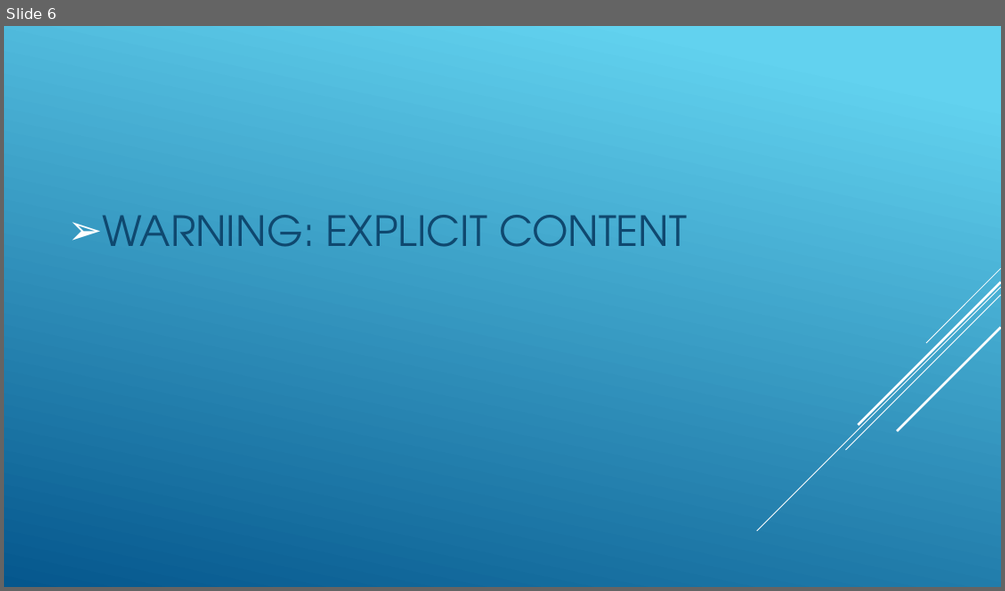
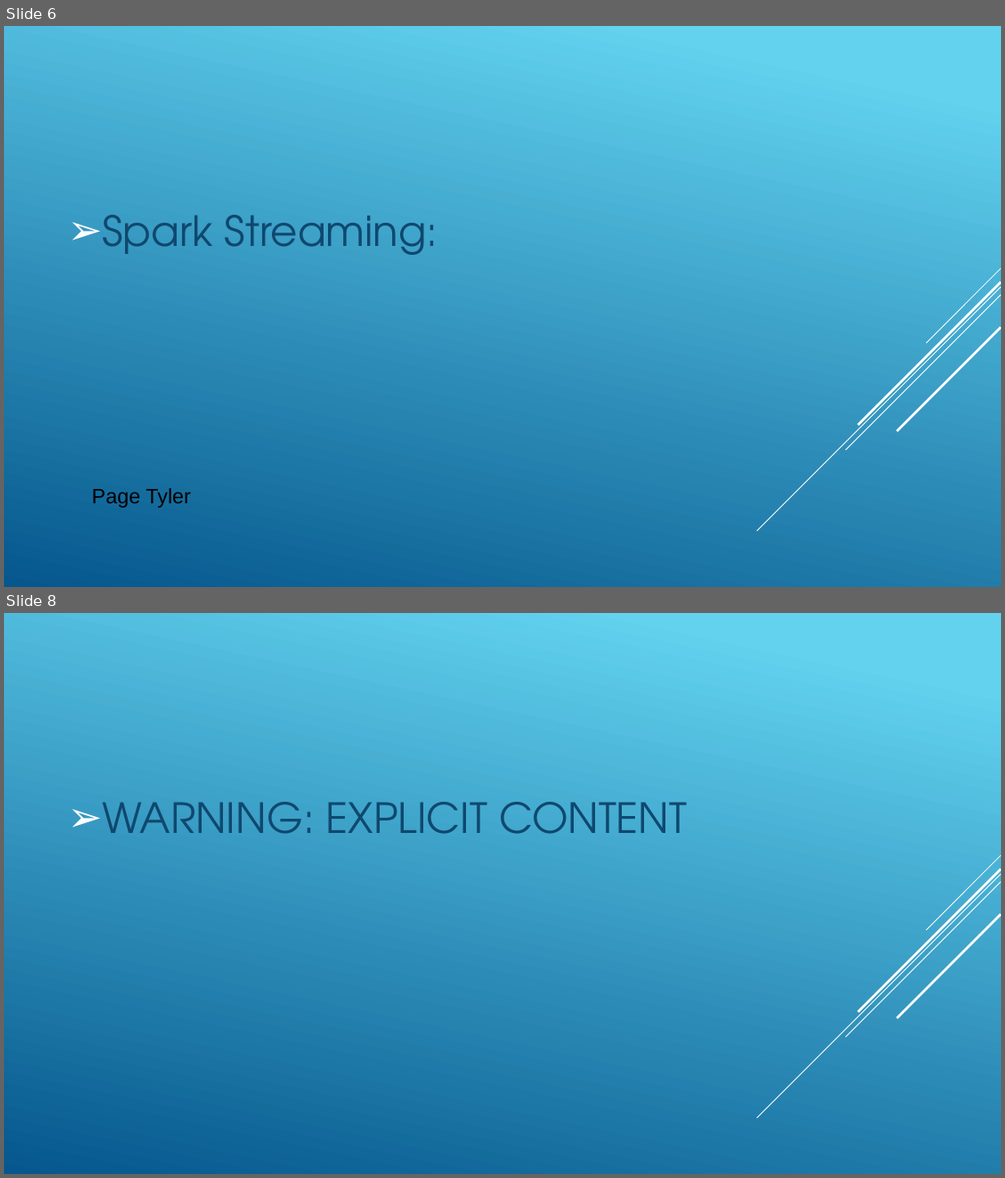
Before and after one commit to revature-scalawags/Project2-Group6, a slide deck: Group Twitter Stream - Project1.pptx. Shown one above the other, each under a label of ours: slide 6 before the commit, slides 6 and 8 after it; the slides between them are not shown. The pictures are 1005x591 and 1005x1178 pixels, drawn with LibreOffice and Linux fonts; fonts in the diff are those of the drawing. Boxes give left, top, right and bottom in pixels: in the first picture for what was removed or moved away, otherwise in the second. Text is boxed around its words. In the diff, an @@ line names an element or a change of style, - is before the commit and + after.

```diff
--- a/Group Twitter Stream - Project1.pptx
+++ b/Group Twitter Stream - Project1.pptx
@@ slide 6 added at (4, 26, 1001, 587), background gradient #62D2EF to #05578D; not listed: 5 template elements that a slide beside it also shows @@
@@ text added at (102, 215, 437, 255), 40 pt, text #0F486F @@
+➢ Spark Streaming:
@@ text added at (92, 488, 191, 507), 20 pt, text #000000 @@
+Page Tyler
@@ what was slide 6 is now slide 8 @@
```
Also in this commit, not shown: 1 slide changed, 2 other slides added, 3 other files.
